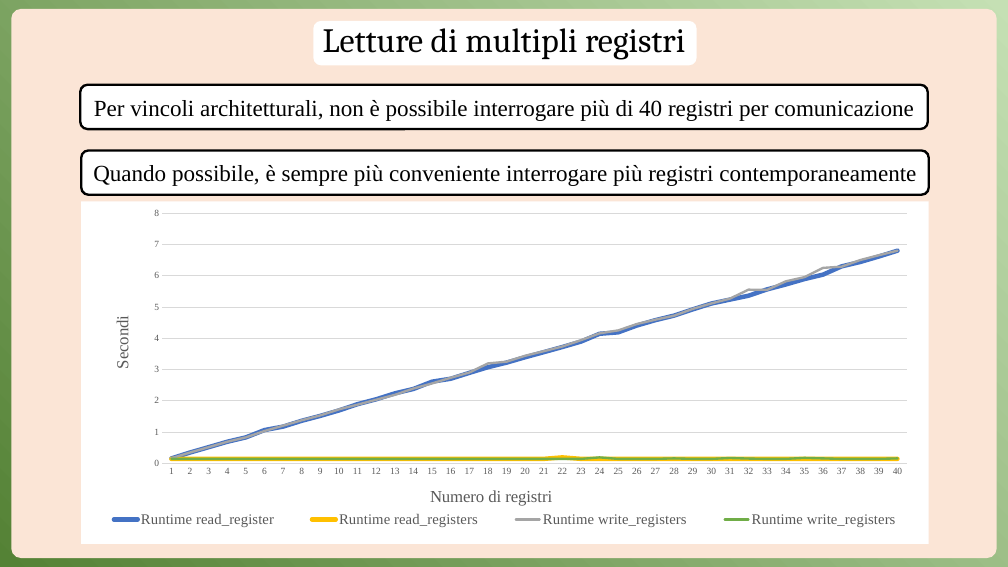
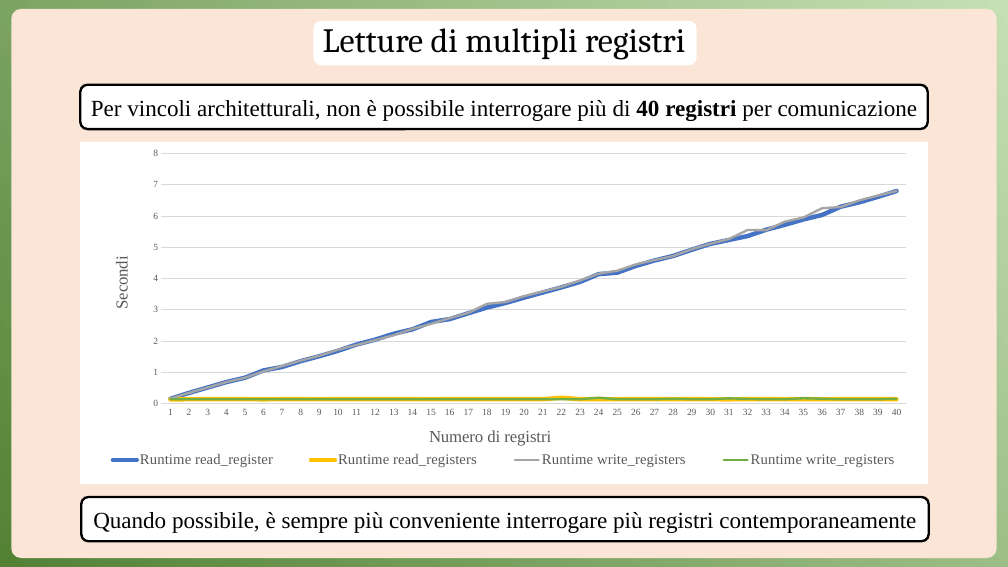
Before and after one commit to Anrighe/Tesi-Laurea-Triennale-Informatica-Unimore, a slide deck: slide 15 of Presentazione_Tesi_Triennale_Informatica_Unimore_2022_2023_Enrico_Marras_152336.pptx. Drawn at 1008x567 pixels with LibreOffice and Linux fonts; fonts in the diff are those of the drawing. Boxes give left, top, right and bottom in pixels: in the first picture for what was removed or moved away, otherwise in the second. Text is boxed around its words. In the diff, an @@ line names an element or a change of style, - is before the commit and + after.

```diff
--- a/Presentazione_Tesi_Triennale_Informatica_Unimore_2022_2023_Enrico_Marras_152336.pptx
+++ b/Presentazione_Tesi_Triennale_Informatica_Unimore_2022_2023_Enrico_Marras_152336.pptx
@@ rounded rectangle "Per vincoli architetturali, non è ..." at (80, 85, 928, 129): bold on in "40 registri" @@
@@ line chart: place and size @@
-line chart at (81, 201, 929, 544)
+line chart at (80, 142, 928, 485)
@@ rounded rectangle "Quando possibile, è sempre più ...": place and size @@
-rounded rectangle "Quando possibile, è sempre più ..." at (81, 150, 929, 195)
+rounded rectangle "Quando possibile, è sempre più ..." at (81, 497, 929, 541)
```
Also in this commit, not shown: 1 other slide changed.
